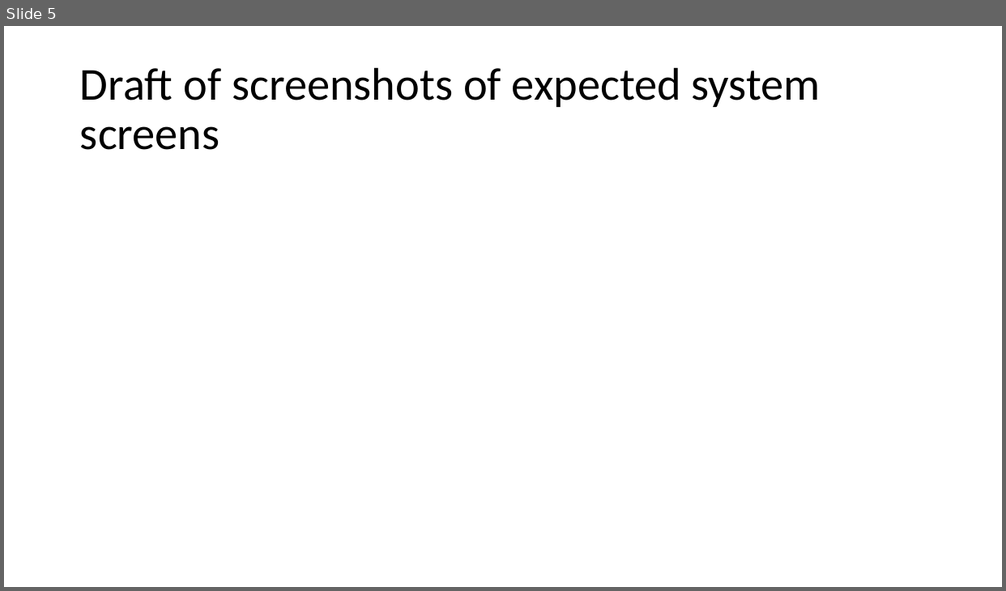
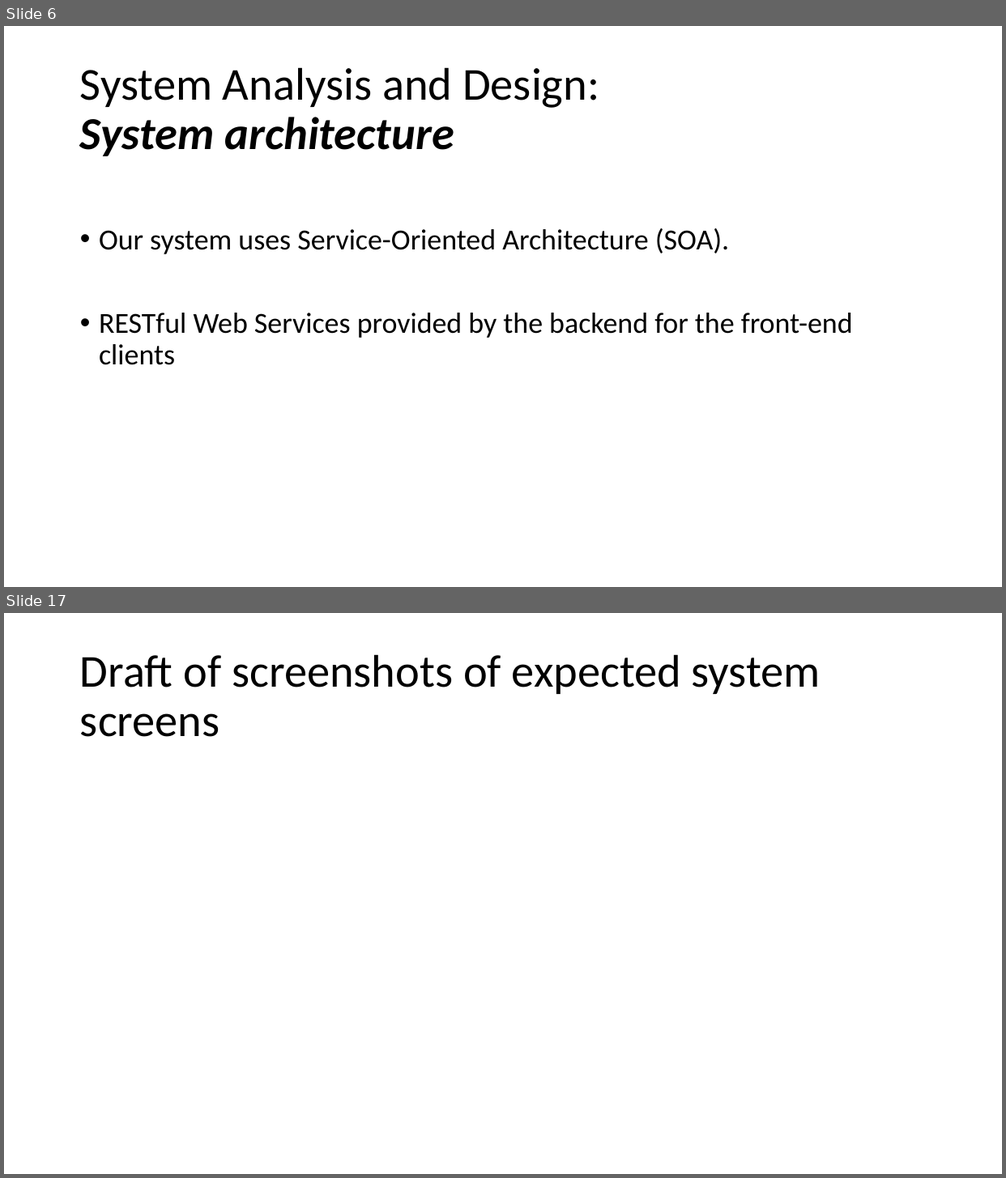
Before and after one commit to FCI-E-campus/fci-e-campus-docs, a slide deck: Mid-year document & presentation/FCI-CU-GP-Midyear-Presentation.pptx. Shown one above the other, each under a label of ours: slide 5 before the commit, slides 6 and 17 after it; the slides between them are not shown. The pictures are 1006x591 and 1006x1178 pixels, drawn with LibreOffice and Linux fonts; fonts in the diff are those of the drawing. Boxes give left, top, right and bottom in pixels: in the first picture for what was removed or moved away, otherwise in the second. Text is boxed around its words. In the diff, an @@ line names an element or a change of style, - is before the commit and + after.

```diff
--- a/Mid-year document & presentation/FCI-CU-GP-Midyear-Presentation.pptx
+++ b/Mid-year document & presentation/FCI-CU-GP-Midyear-Presentation.pptx
@@ slide 6 added at [4,26,1002,587], background #FFFFFF @@
@@ title added at [80,67,599,156], 44 pt, text #000000 @@
+System Analysis and Design:
+System architecture
@@ text added at [99,228,853,365], 28 pt, text #000000 @@
+• Our system uses Service-Oriented Architecture (SOA).
+• RESTful Web Services provided by the backend for the front-end clients
@@ what was slide 5 is now slide 17 @@
```
Also in this commit, not shown: 4 slides changed, 11 other slides added, 4 other files.
